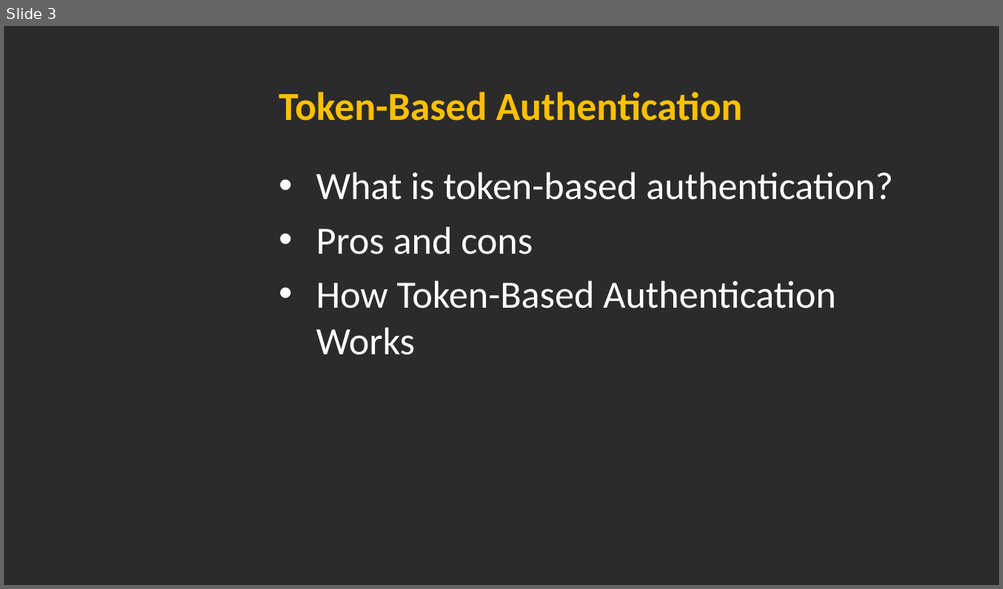
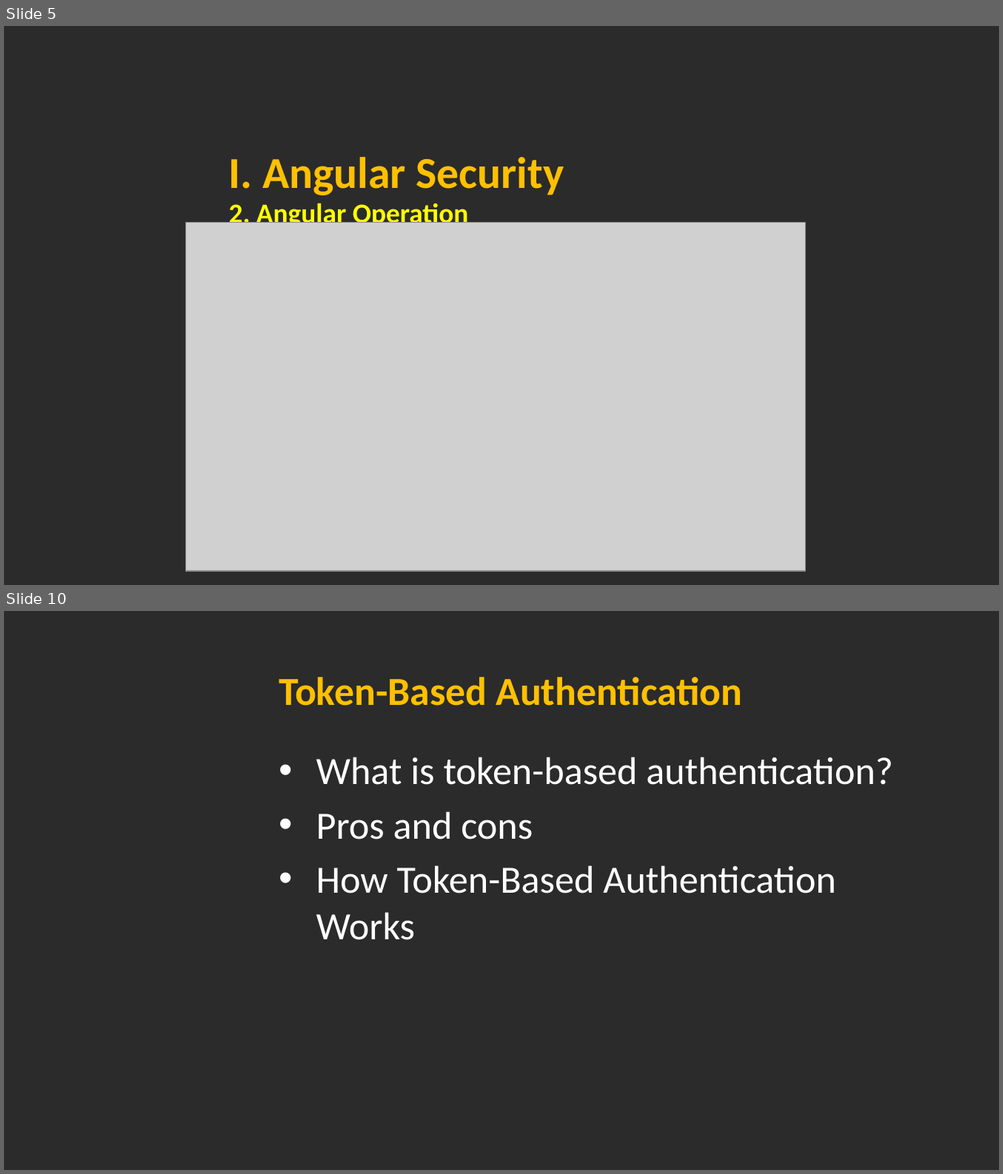
Before and after one commit to hoangmyit/Angular-NetCoreAuthenticationWithJWT, a slide deck: 1. Documents/AngularAuthenticationAndAuthorization.pptx. Shown one above the other, each under a label of ours: slide 3 before the commit, slides 5 and 10 after it; the slides between them are not shown. The pictures are 1003x589 and 1003x1174 pixels, drawn with LibreOffice and Linux fonts; fonts in the diff are those of the drawing; grey boxes stand for pictures; background and template pictures are left out; a plain dark background stands for a picture behind light text. Boxes give left, top, right and bottom in pixels: in the first picture for what was removed or moved away, otherwise in the second. Text is boxed around its words. In the diff, an @@ line names an element or a change of style, - is before the commit and + after.

```diff
--- a/1. Documents/AngularAuthenticationAndAuthorization.pptx
+++ b/1. Documents/AngularAuthenticationAndAuthorization.pptx
@@ slide 5 added at box(4, 26, 999, 585), background picture (left out) @@
@@ text added at box(229, 157, 563, 195), 32 pt, text #FFC000, bold @@
+I. Angular Security
@@ text added at box(229, 200, 469, 230), 20 pt, text #FFFF00, bold @@
+2. Angular Operation
@@ picture added at box(186, 223, 805, 572) @@
@@ what was slide 3 is now slide 10 @@
```
Also in this commit, not shown: 15 slides changed, 6 other slides added.
